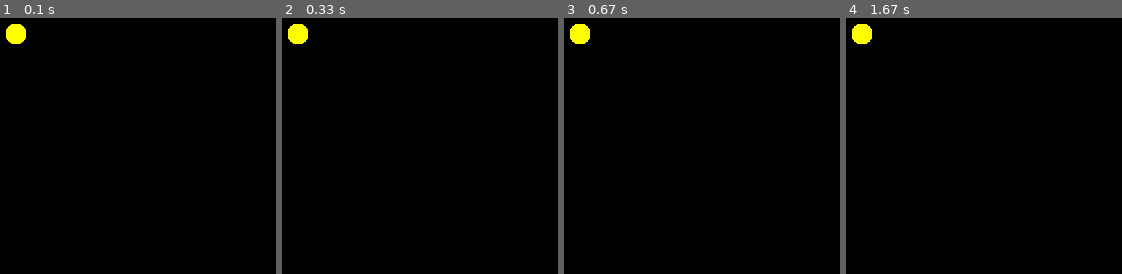
Above: before the commit, frames 1-4 (left to right).
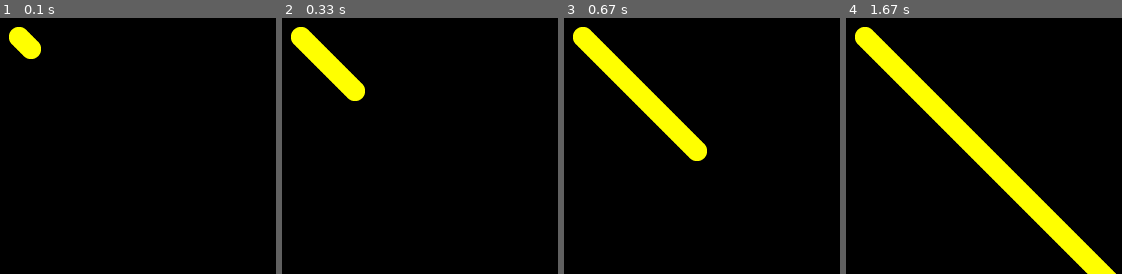
Above: after the commit, the same moments.

Repository: WolfArtt/Inicianando_con_pygame
Game: pygame game, started from Video_Juego.py
Two runs of this game, one before a commit and one after it. Both use one fixed random seed, a clock stepped at 60 frames per second and the inputs below.
Inputs:
- Up to frame 1 (0.1 s): no input
- Up to frame 2 (0.33 s): no input
- Up to frame 3 (0.67 s): no input
- Up to frame 4 (1.67 s): no input

The runs differ from the first frame. In frame 1, 0.8% of the frame differs, in the area x 2-15%, y 2-17%; in frame 2, 2.5%; in frame 3, 5.0%; in frame 4, 9.8%, in the area x 2-98%, y 2-100%.

Commit message:
Vemos la primera parte de colisiones(para que haya coliciones debe haber movimineto, asi que haremos mover la bolita), ademas que veremos como llamar y utilizar el metodo reloj y regularemos la velocidad en que queremos que funciones

Diff:
--- a/Repaso_visto_hasta_ahora.txt
+++ b/Repaso_visto_hasta_ahora.txt
@@ -55,3 +55,31 @@
         right               midright
         bottom              midleft
         left                midbottom
+
+#########################################################################################
+
+---Coliciones video 9---
+
+Para que haya coliciones debe haber movimiento
+- Volvemos al constructor de bolita y agregamos la velocidad
+        self.speed [x,y]
+    como una lista que indica cuantos pixeles se movera en x y cuantos en Y
+- Despues definimos el metodo:
+        def update(self)
+    cuya tarea sera mover la bolita hacia la nueva posicion,
+    en base a su posicion actual, y su velocidad con la: funcion move_ip
+
+- Dentro del ciclo, antes de dibujar la bolita mandamos a llamar al metodo: update de la bolita
+    Despues de hacer correr nuestro script vemos tres  cosas:
+        1. el movimiento ocurrio muy rapido, pues dejo una linea amarilla
+        2. por que? hay una linea amarilla
+        3. donde esta la bolita?
+    Explicando:
+        1. el movimiento ocurrio muy rapido pues ocurre a la velocidad que puede [procesarlo la computadora
+                * Para monitorear el tiempo del juego pygame ofrece un objeto reloj
+                    pygame.time.Clock()
+                Ya que tenemos el reloj podemos establecer los frames por segundo justo al inicio de nuestro ciclo infinito
+                con el metodo: reloj.tick(60)
+                este 60 quiere decir que nuestro juego correra como maximo 60 veces por segundo
+                Ya podemos observar como se va construyendo la estela de nuestra bolita
+        2.
--- a/Video_Juego.py
+++ b/Video_Juego.py
@@ -21,19 +21,36 @@
         self.rect.centerx = ancho/2
         self.rect.centery = alto/2
 
+        # Establecer velocidad inicial
+        self.speed = [3,3]
+
+    def update(self):
+        # Mover en base a posicion actual y velocidad
+        self.rect.move_ip(self.speed)
+
+
 # Iniciando pantalla
 pantalla = pygame.display.set_mode((ancho,alto))
 
 # Cambiaremos titulo de pantalla
 pygame.display.set_caption('Juego de ladrillos')
 
+# Crear objeto reloj
+reloj = pygame.time.Clock()
+
 bolita = Bolita()
 
 while True:
+    #Establecer FPS
+    reloj.tick(60)
+
     # Revisar todos los eventos
     for evento in pygame.event.get():
         if evento.type == pygame.QUIT:
             sys.exit()
+
+    #Actualizar posicion de la bolita
+    bolita.update()
 
     #Dibujar bolita en pantalla
     pantalla.blit(bolita.image, bolita.rect)
